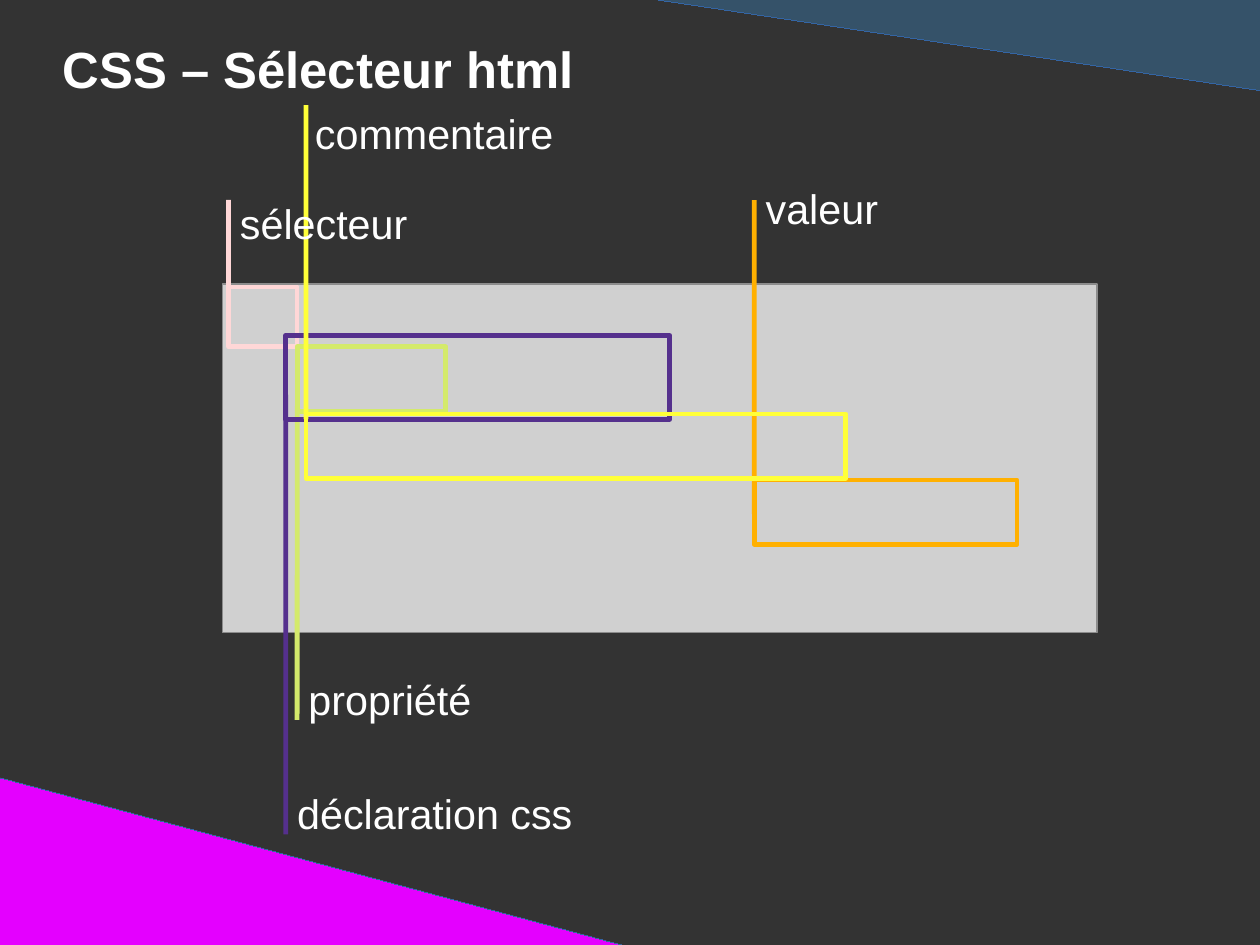
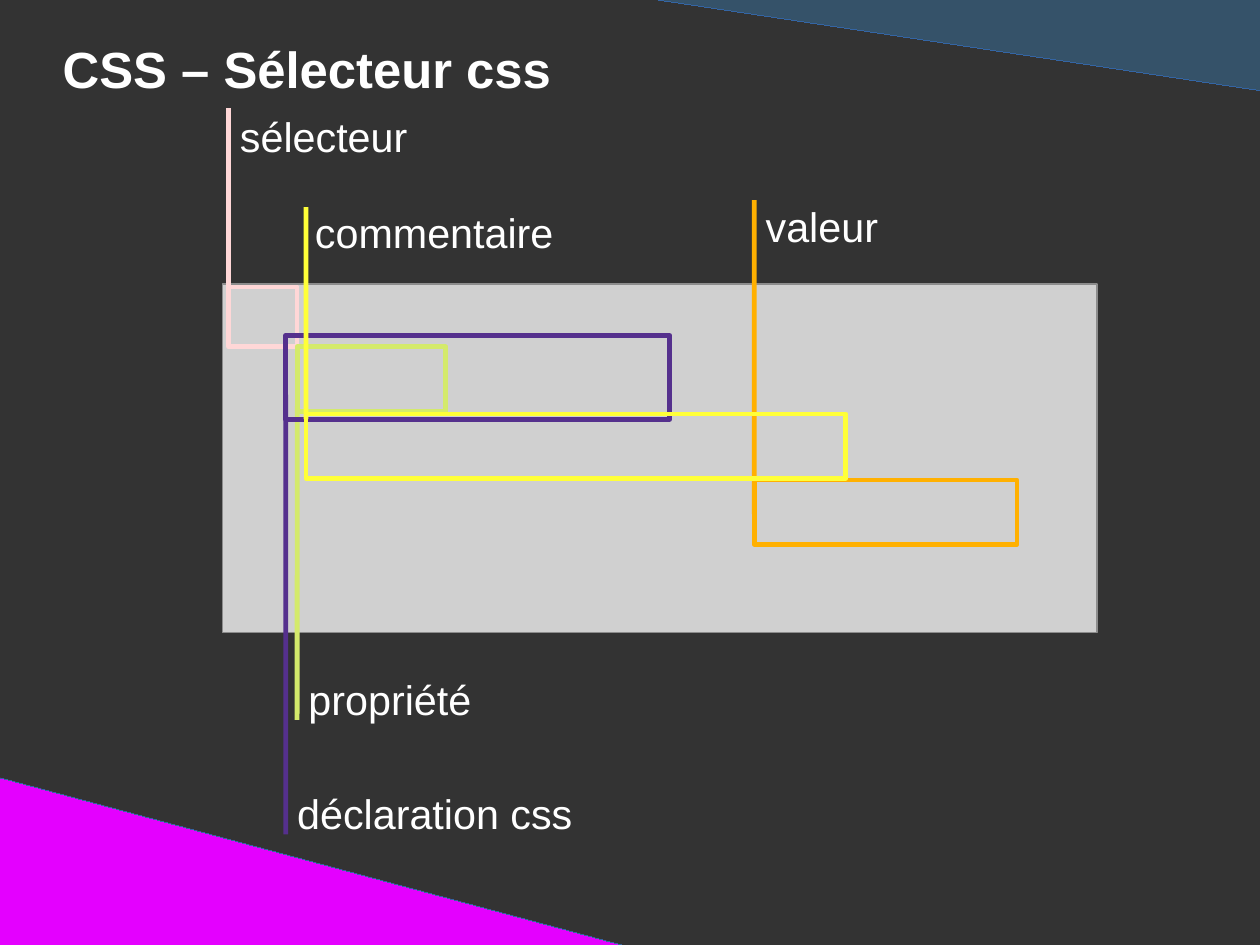
Before and after one commit to DanYellow/presentations, a slide deck: slide 72 of mmi/html/travaux-pratiques/numero-1/presentation.odp. Drawn at 1260x945 pixels with LibreOffice and Linux fonts; fonts in the diff are those of the drawing; grey boxes stand for pictures. Boxes give left, top, right and bottom in pixels: in the first picture for what was removed or moved away, otherwise in the second. Text is boxed around its words. In the diff, an @@ line names an element or a change of style, - is before the commit and + after.

```diff
--- a/mmi/html/travaux-pratiques/numero-1/presentation.odp
+++ b/mmi/html/travaux-pratiques/numero-1/presentation.odp
@@ title at bbox=[63, 50, 551, 89]: text changed @@
-CSS – Sélecteur html
+CSS – Sélecteur css
@@ line moved from (229, 296) - (229, 200) to (229, 296) - (229, 107) @@
@@ title "sélecteur" rewrapped from bbox=[240, 206, 407, 247] to bbox=[240, 121, 407, 153] @@
@@ line moved from (306, 420) - (306, 105) to (306, 420) - (306, 207) @@
@@ title "commentaire": place and size @@
-title "commentaire" at bbox=[315, 119, 553, 150]
+title "commentaire" at bbox=[315, 218, 553, 249]
@@ title "valeur": place and size @@
-title "valeur" at bbox=[766, 194, 878, 225]
+title "valeur" at bbox=[766, 212, 878, 243]
```
Also in this commit, not shown: 14 other slides changed, 2 slides added, 2 slides removed, 7 other files.
